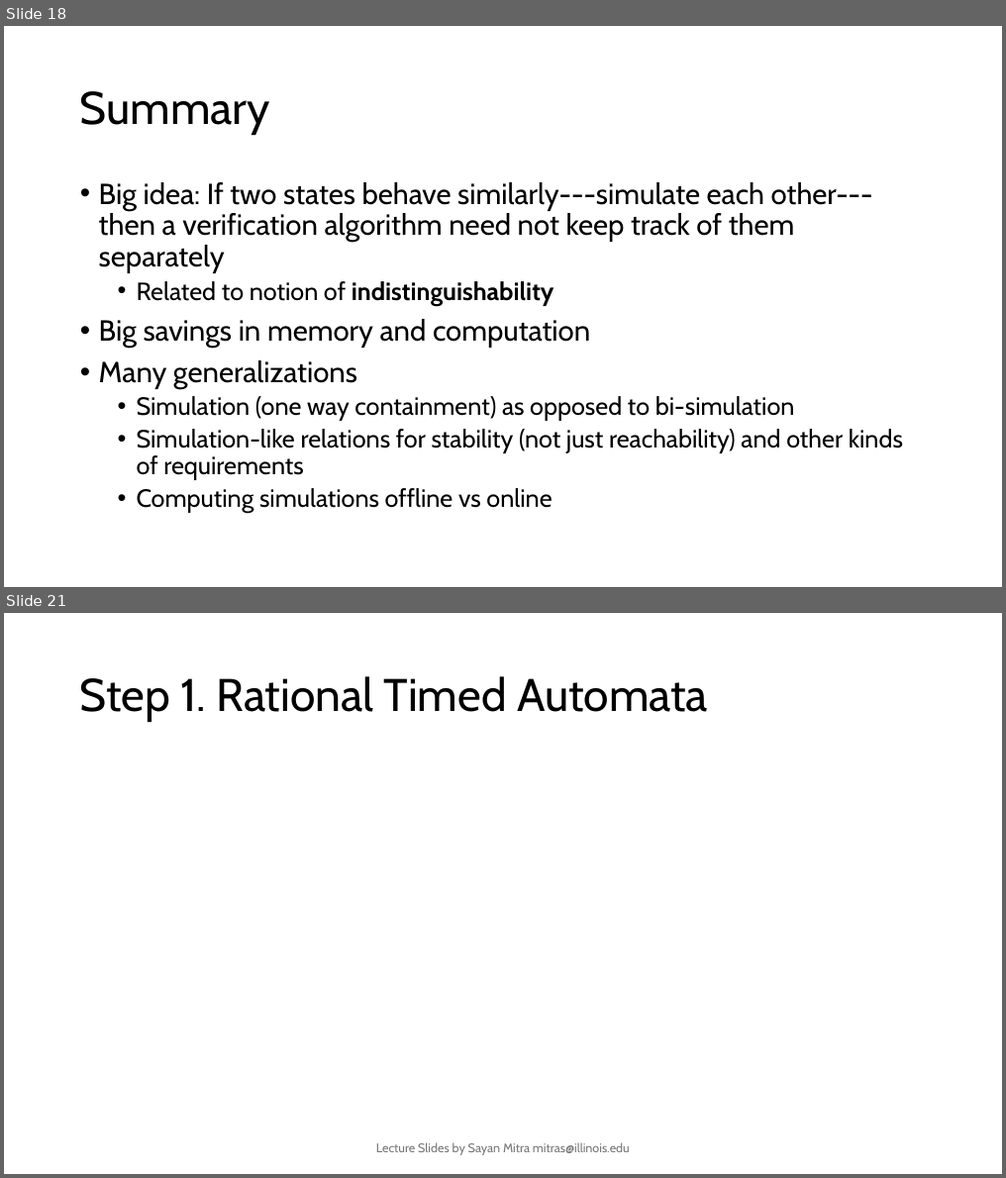
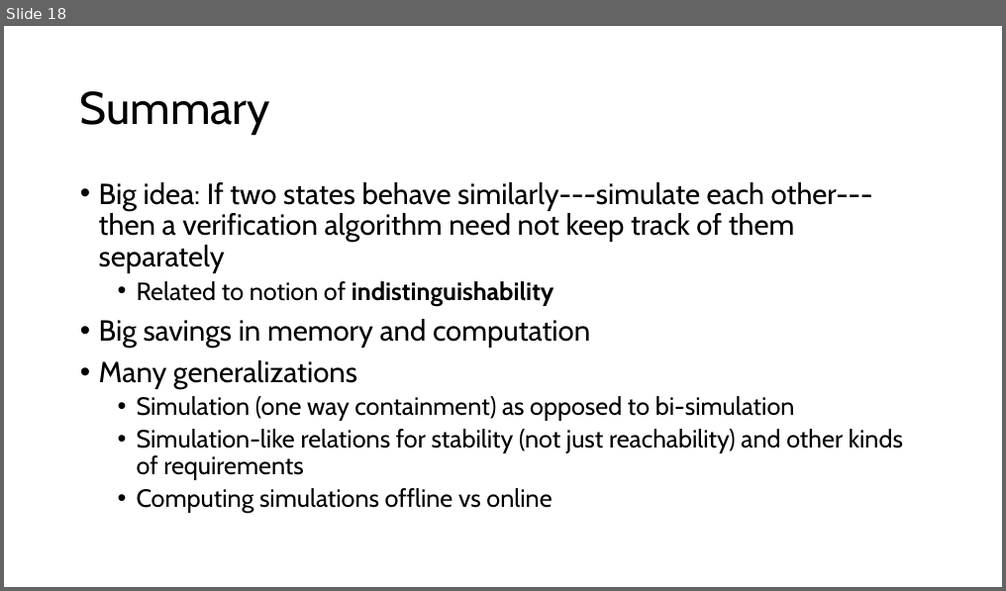
Before and after one commit to sayanmitracode/cpsbooksite, a slide deck: Slides/2025/L15_ITA.pptx. Shown one above the other, each under a label of ours: slides 18 and 21 before the commit, slide 18 after it; the slides between them are not shown. The pictures are 1006x1178 and 1006x591 pixels, drawn with LibreOffice and Linux fonts; fonts in the diff are those of the drawing; grey boxes stand for pictures. Boxes give left, top, right and bottom in pixels: in the first picture for what was removed or moved away, otherwise in the second. Text is boxed around its words. In the diff, an @@ line names an element or a change of style, - is before the commit and + after.

```diff
--- a/Slides/2025/L15_ITA.pptx
+++ b/Slides/2025/L15_ITA.pptx
@@ slide 21 removed at [4,613,1002,1174], background #FFFFFF @@
@@ title removed at [80,676,708,722] @@
-Step 1. Rational Timed Automata
@@ text removed at [376,1143,630,1156] @@
-Lecture Slides by Sayan Mitra mitras@illinois.edu
```
Also in this commit, not shown: 24 other slides removed, 4 other files.
